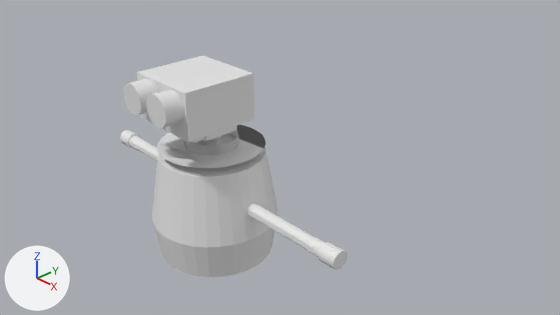
Renders of the Blender file Robot.blend from each side of a commit.
Camera for both pictures: the file's camera 'Camera'. The axes (+X, +Y, +Z) are drawn at lower left. The lights are the same throughout.

In view in the first picture: 'Robot'.
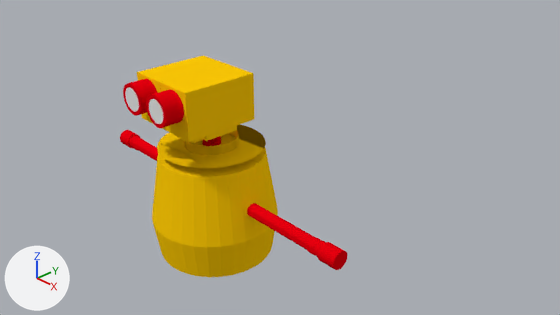
Location of each change, [x1, y1, x2, y2] in pixels of the pictures (560 x 315 px):
part 1 of me_cylinder, recoloured (white to yellow)
    both: [137, 56, 278, 247]
part 2 of me_cylinder, recoloured (white to yellow)
    both: [153, 214, 278, 277]
part 3 of me_cylinder, recoloured (white to red)
    both: [120, 79, 347, 270]

Edits to the bpy script that builds the scene:
```text
Add mat_gold:
    mat_gold = diffuse_material('Gold')
    mat_gold.base_color = (1.0, 0.594, 0.002)  # yellow #ffcb07
Add mat_red:
    mat_red = diffuse_material('Red')
    mat_red.base_color = (0.8, 0.0, 0.00472)  # red #e7000f
Add mat_white:
    mat_white = diffuse_material('White')
    mat_white.base_color = (0.8, 0.8, 0.8)  # white #e7e7e7
Change me_cylinder:
    where me_cylinder.from_pydata(...)  # 4105 vertices, 3769 faces; spans x -2.9..2.9, y -1.2..1.1, z -1.0..2.28
    used by ob_robot; location = (-0.02, -1.0, 0.02)
    me_cylinder part 1: 235 of the faces centred in x -0.99..0.99, y -0.99..0.99, z 0.25..2.28 switch from no material to mat_gold (yellow #ffca07)
    me_cylinder part 2: 34 of the faces centred in x -1.04..1.04, y -1.04..1.04, z -1.0..-0.67 switch from no material to mat_gold (yellow #ffca07)
    me_cylinder part 3: 3498 of the faces centred in x -2.9..2.9, y -1.2..0.18, z -0.48..2.24 switch from no material to mat_red (red #e7000f)
    add me_cylinder.materials.append(mat_white)  # white #e7e7e7
```
